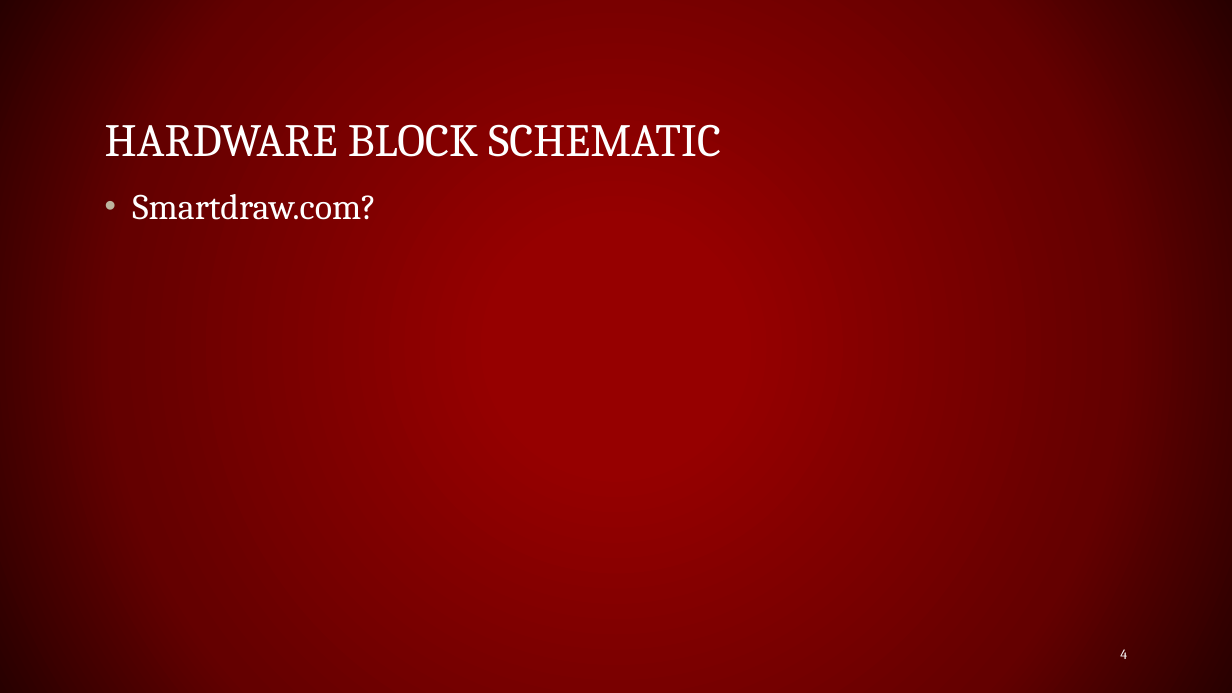
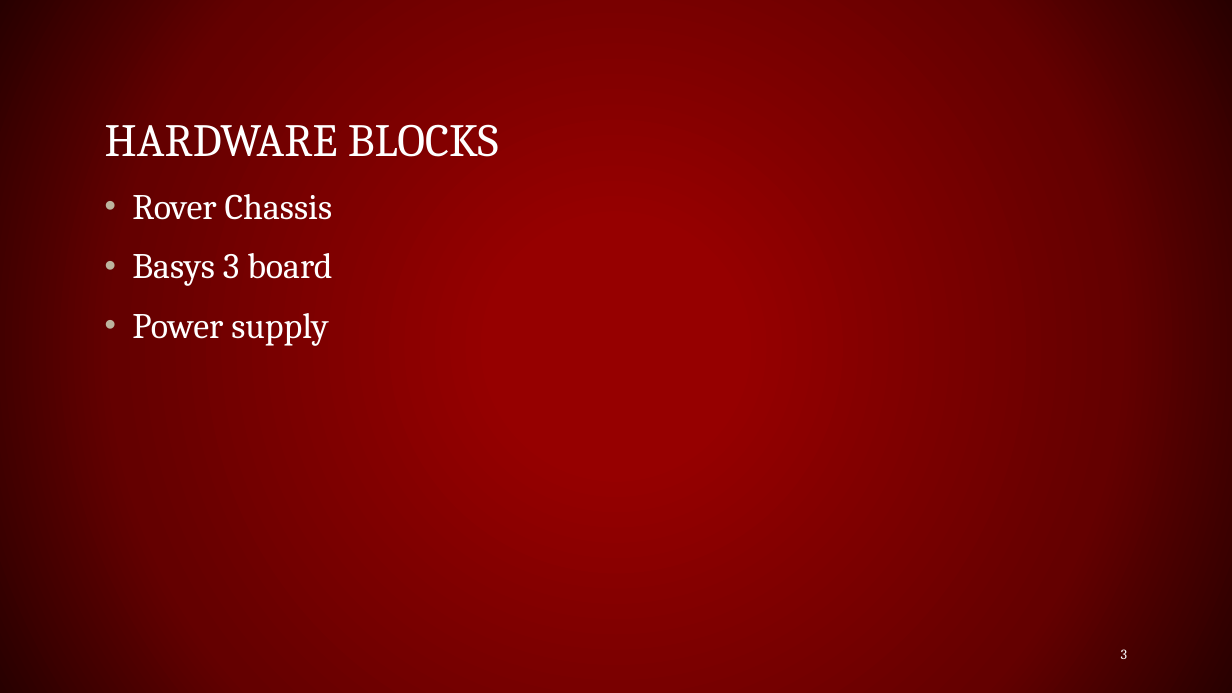
Before and after one commit to lmilam/Project-Lab-1-Group-4-, a slide deck: slide 3 of Group4Prez.pptx (slide 4 before the commit). Drawn at 1232x693 pixels with LibreOffice and Linux fonts; fonts in the diff are those of the drawing. Boxes give left, top, right and bottom in pixels: in the first picture for what was removed or moved away, otherwise in the second. Text is boxed around its words. In the diff, an @@ line names an element or a change of style, - is before the commit and + after.

```diff
--- a/Group4Prez.pptx
+++ b/Group4Prez.pptx
@@ title at [105,124,499,157]: text changed @@
-HARDWARE BLOCK SCHEMATIC
+HARDWARE BLOCKS
@@ text at [132,194,333,346]: text changed @@
-• Smartdraw.com?
+• Rover Chassis
+• Basys 3 board
+• Power supply
@@ page number at [1121,649,1128,659]: text changed @@
-4
+3
```
Also in this commit, not shown: 5 other slides changed, 1 slide added, 1 slide removed.
